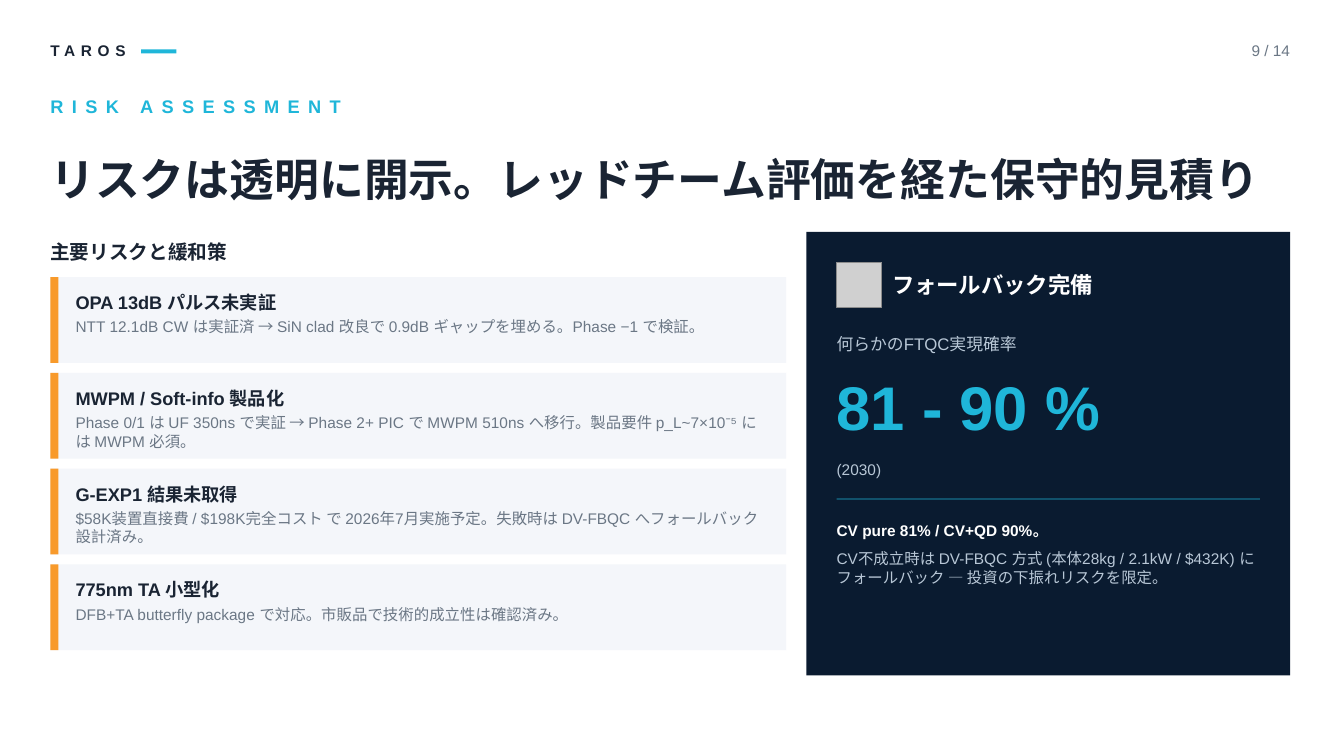
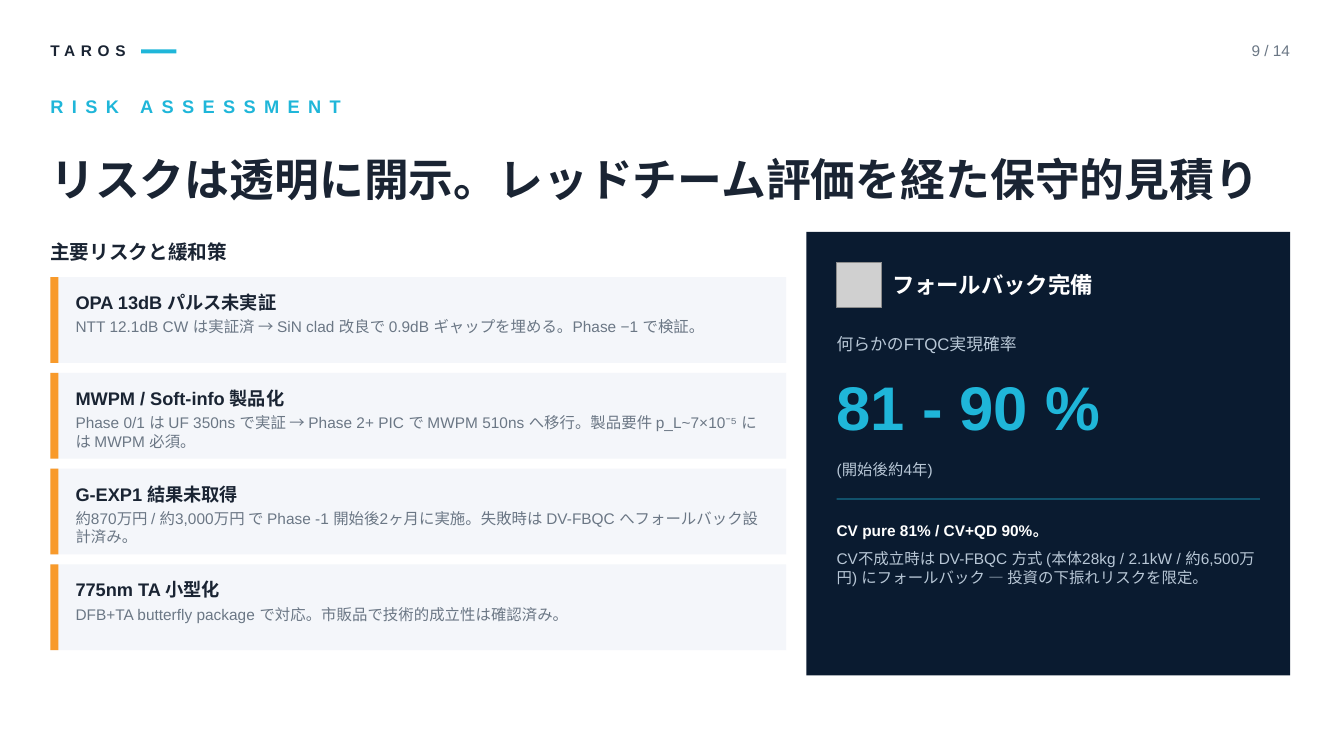
Before and after one commit to TomohiroTani28/Taros, a slide deck: slide 9 of assets/TAROS_Investor_Pitch_Revised.pptx. Drawn at 1344x756 pixels with LibreOffice and Linux fonts; fonts in the diff are those of the drawing; grey boxes stand for pictures. Boxes give left, top, right and bottom in pixels: in the first picture for what was removed or moved away, otherwise in the second. Text is boxed around its words. In the diff, an @@ line names an element or a change of style, - is before the commit and + after.

```diff
--- a/assets/TAROS_Investor_Pitch_Revised.pptx
+++ b/assets/TAROS_Investor_Pitch_Revised.pptx
@@ text at bbox=[837, 463, 933, 478]: text changed @@
-(2030)
+(開始後約4年)
@@ text at bbox=[76, 511, 758, 543]: text changed @@
-$58K装置直接費 / $198K完全コスト で 2026年7月実施予定。失敗時は DV-FBQC へフォールバック設計済み。
+約870万円 / 約3,000万円 で Phase -1 開始後2ヶ月に実施。失敗時は DV-FBQC へフォールバック設計済み。
@@ text at bbox=[837, 551, 1255, 584]: text changed @@
-CV不成立時は DV-FBQC 方式 (本体28kg / 2.1kW / $432K) にフォールバック — 投資の下振れリスクを限定。
+CV不成立時は DV-FBQC 方式 (本体28kg / 2.1kW / 約6,500万円) にフォールバック — 投資の下振れリスクを限定。
```
Also in this commit, not shown: 8 other slides changed, 32 other files.
